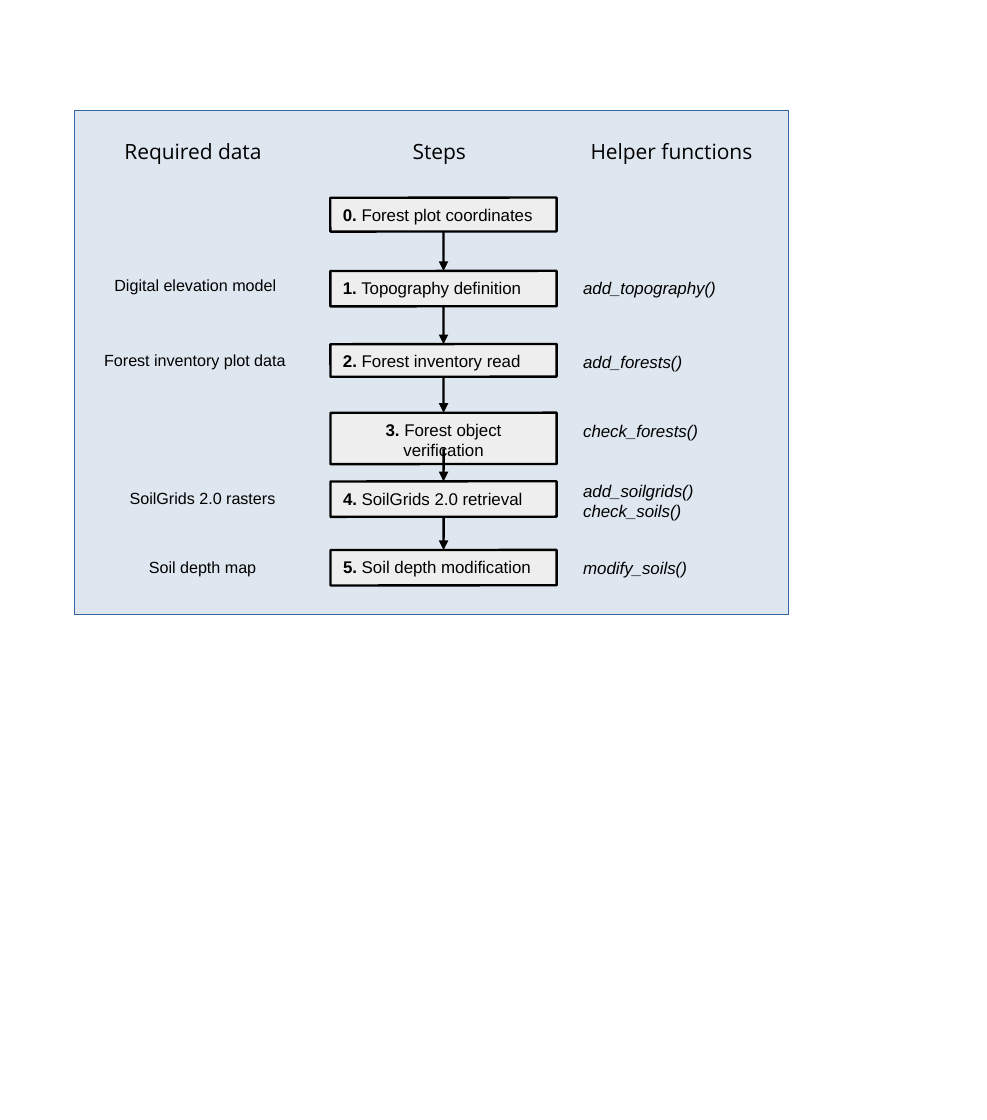
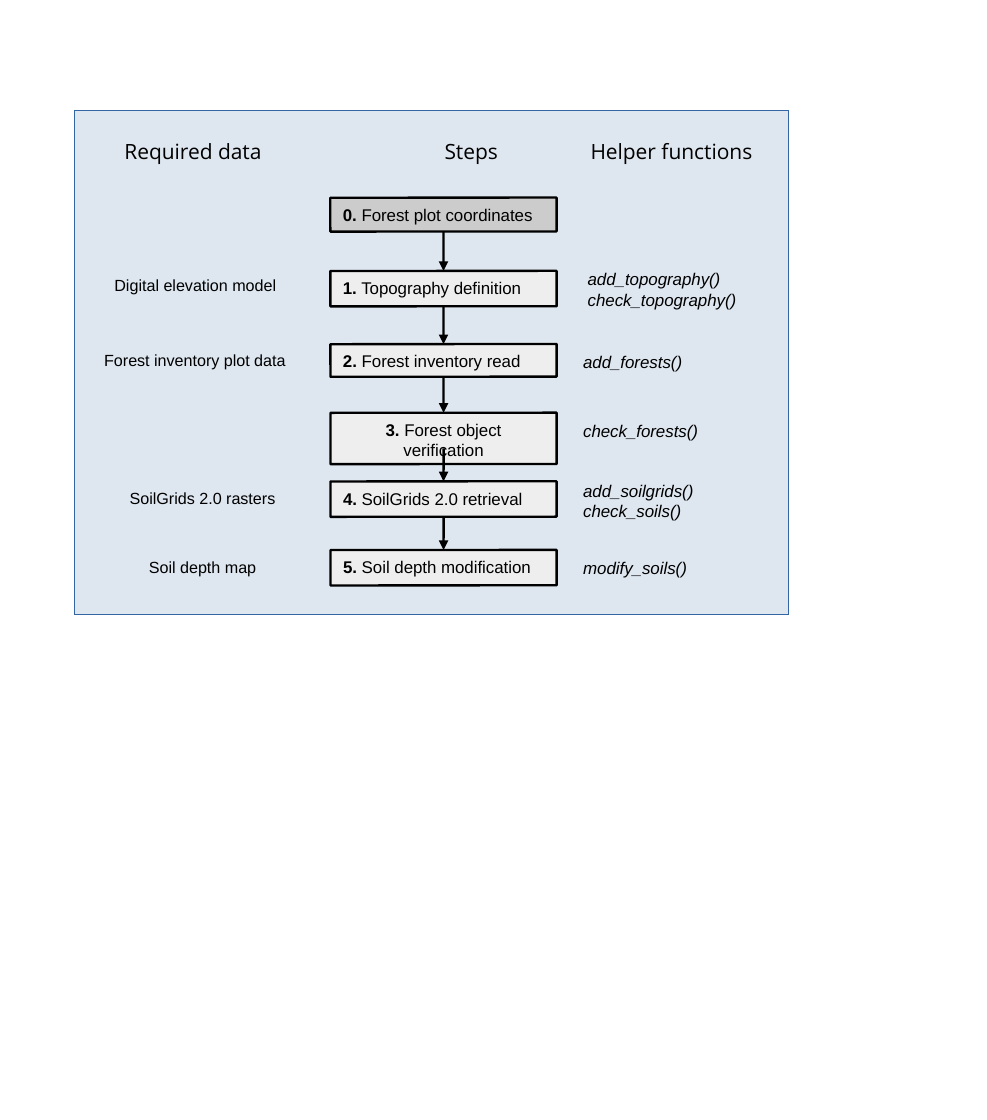
Before and after one commit to emf-creaf/medfatebook, a slide deck: slide 1 of figures/forest_inventory_init_workflow.odp. Drawn at 987x1120 pixels with LibreOffice and Linux fonts; fonts in the diff are those of the drawing. Boxes give left, top, right and bottom in pixels: in the first picture for what was removed or moved away, otherwise in the second. Text is boxed around its words. In the diff, an @@ line names an element or a change of style, - is before the commit and + after.

```diff
--- a/figures/forest_inventory_init_workflow.odp
+++ b/figures/forest_inventory_init_workflow.odp
@@ text "Steps": place and size @@
-text "Steps" at (413,143,466,164)
+text "Steps" at (445,143,498,164)
@@ rectangle "0. Forest plot coordinates" at (330,197,556,231): fill #EEEEEE to #CCCCCC @@
@@ text "add_topography()": place and size @@
-text "add_topography()" at (583,281,716,298)
+text "add_topography()" at (588,272,737,310)
@@ text at (588,293,737,310): paragraph added @@
+check_topography()
```
Also in this commit, not shown: 40 other files.
